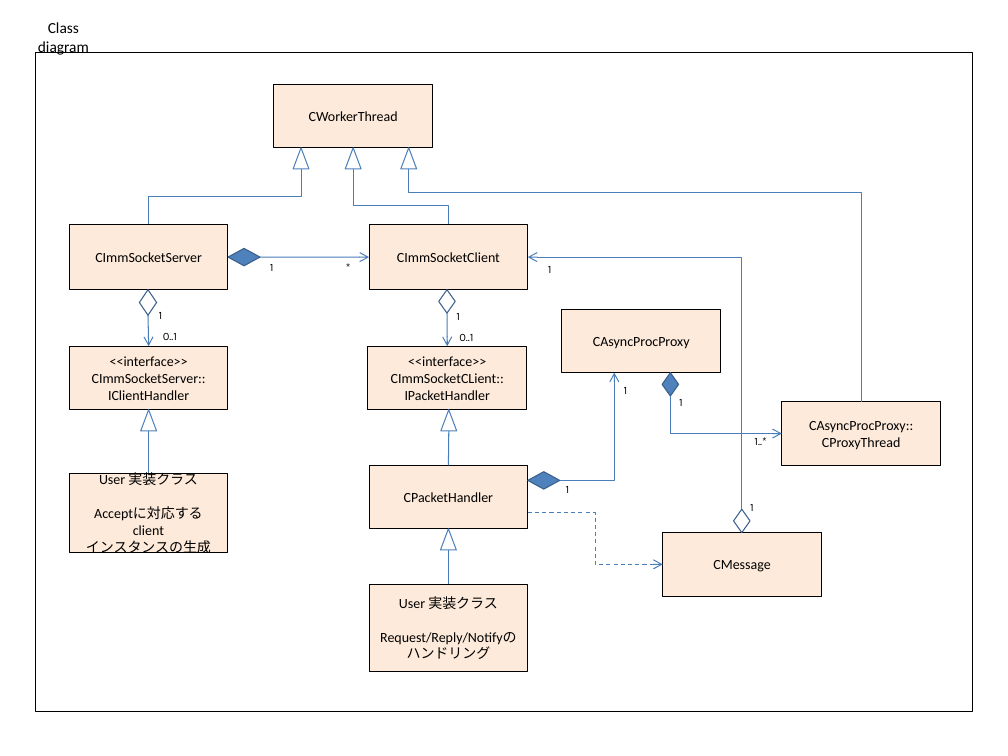
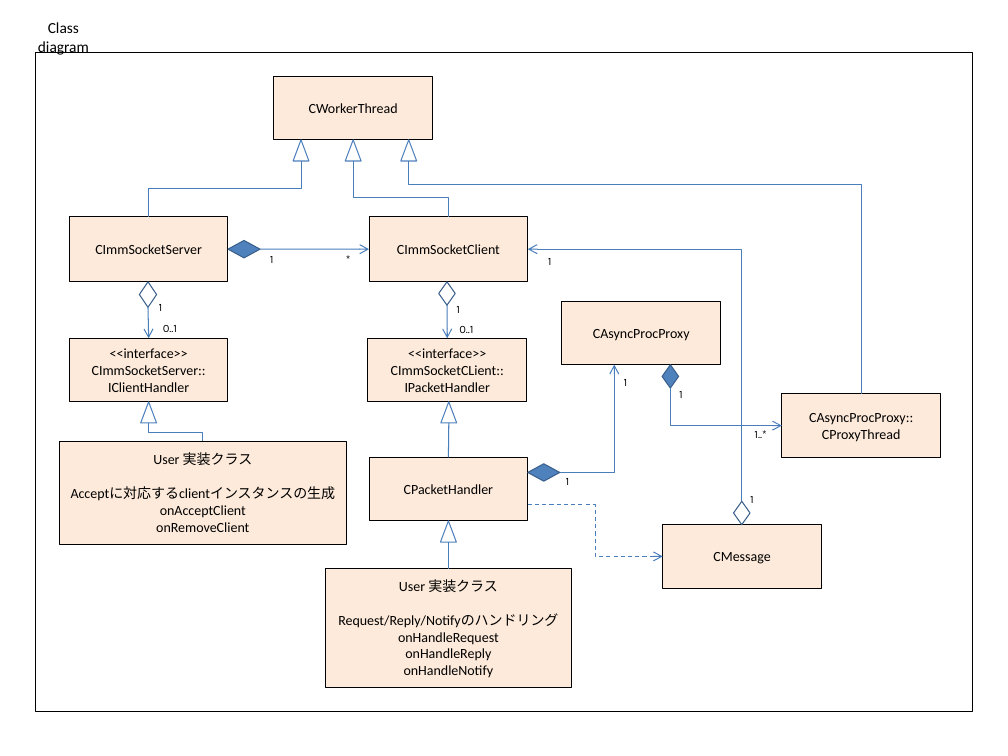
Before and after one commit to ysan/immsocket, a slide deck: slide 2 of etc/immsocket.pptx. Drawn at 1008x756 pixels with LibreOffice and Linux fonts; fonts in the diff are those of the drawing. Boxes give left, top, right and bottom in pixels: in the first picture for what was removed or moved away, otherwise in the second. Text is boxed around its words. In the diff, an @@ line names an element or a change of style, - is before the commit and + after.

```diff
--- a/etc/immsocket.pptx
+++ b/etc/immsocket.pptx
@@ rectangle "User 実装クラス": place and size @@
-rectangle "User 実装クラス" at <box>70,473,228,552</box>
+rectangle "User 実装クラス" at <box>59,442,346,544</box>
@@ elbow line moved from (148, 430) - (148, 473) to (148, 423) - (203, 442) @@
@@ 3 diamonds, 2 triangles, 1 text, 1 rectangle, 1 line: place and size @@
-3 diamonds, 2 triangles, 1 text, 1 rectangle, 1 line at <box>139,248,821,596</box>
+3 diamonds, 2 triangles, 1 text, 1 rectangle, 1 line at <box>139,241,821,589</box>
@@ text in rectangle at <box>71,486,336,532</box>: text changed @@
-Acceptに対応するclient
-インスタンスの生成
+Acceptに対応するclientインスタンスの生成
+onAcceptClient
+onRemoveClient
@@ 11 texts, 8 rectangles, 4 elbow arrows, 4 triangles, 3 arrows, 3 elbow lines, 3 diamonds: place and size @@
-11 texts, 8 rectangles, 4 elbow arrows, 4 triangles, 3 arrows, 3 elbow lines, 3 diamonds at <box>70,85,940,564</box>
+11 texts, 8 rectangles, 4 elbow arrows, 4 triangles, 3 arrows, 3 elbow lines, 3 diamonds at <box>70,77,940,556</box>
@@ rectangle "User 実装クラス": place and size @@
-rectangle "User 実装クラス" at <box>369,585,527,672</box>
+rectangle "User 実装クラス" at <box>326,569,572,687</box>
@@ elbow line moved from (449, 550) - (449, 585) to (449, 542) - (449, 569) @@
@@ text in rectangle at <box>398,632,499,678</box>: paragraphs added @@
+onHandleRequest
+onHandleReply
+onHandleNotify
```
Also in this commit, not shown: 1 other slide changed, 2 other files.
